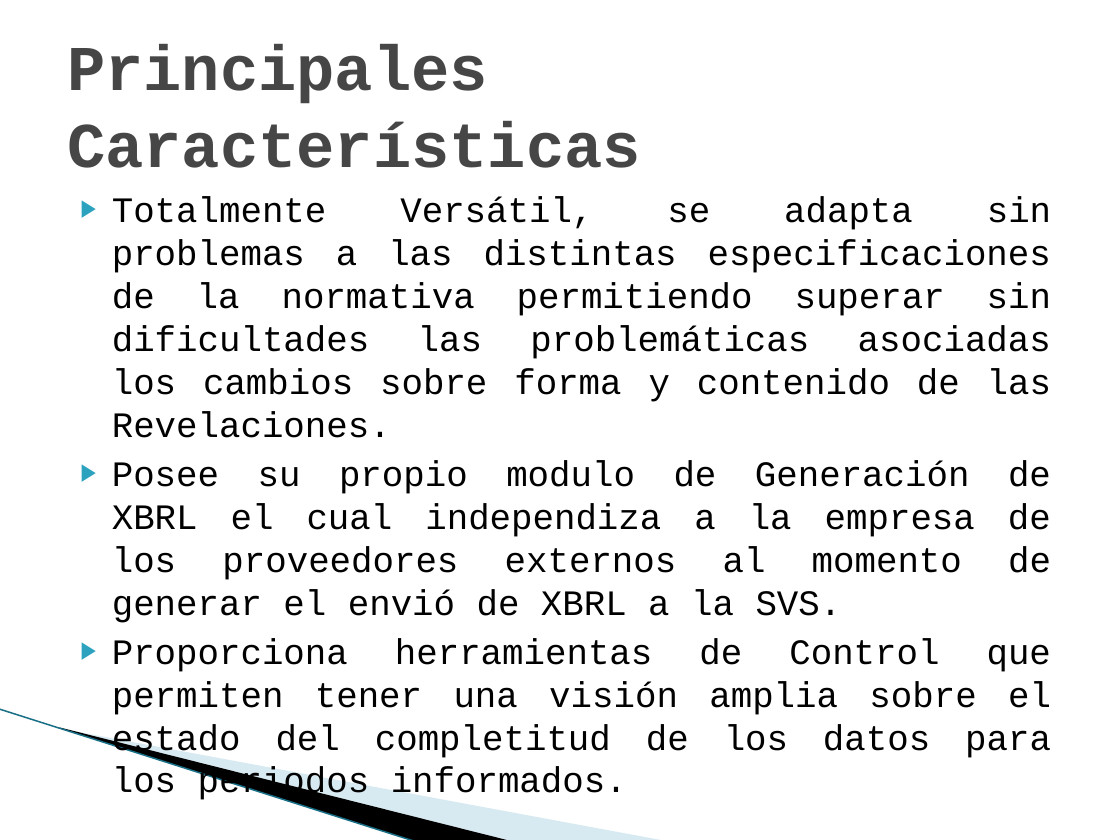
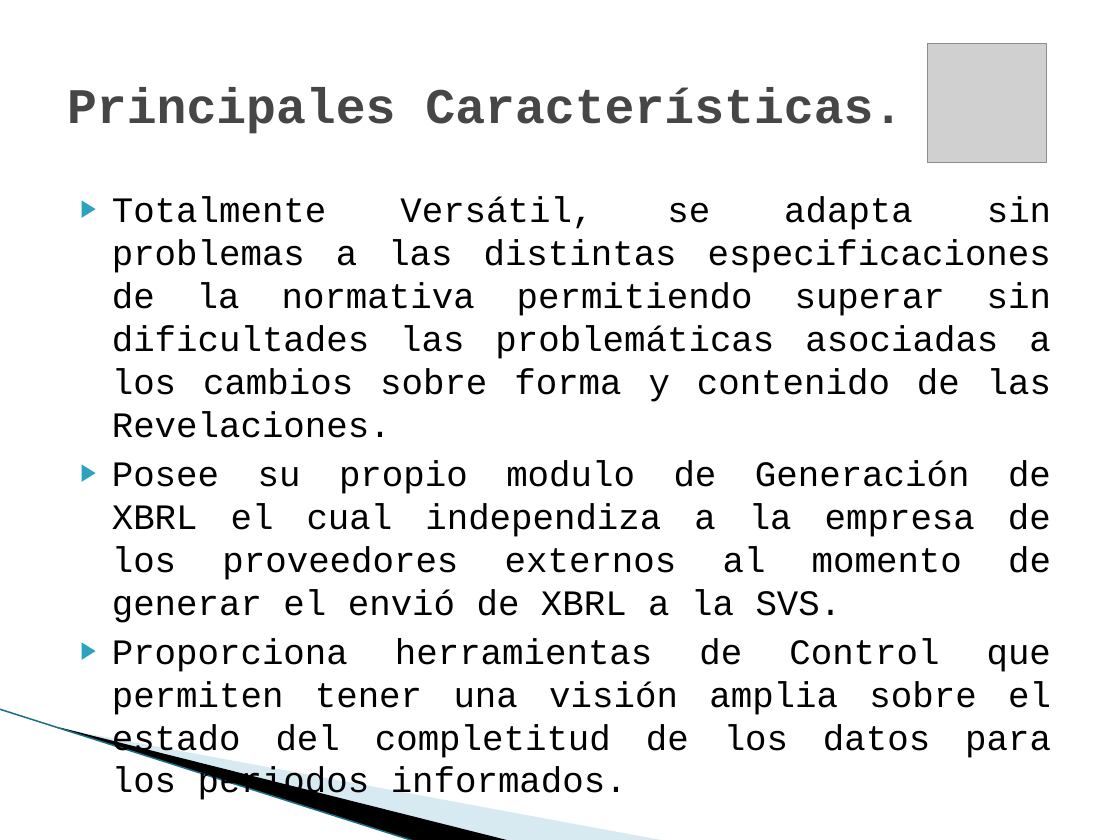
Before and after one commit to vicky1404/rev-ii, a slide deck: slide 8 of docs/comercial/brochure.pptx. Drawn at 1120x840 pixels with LibreOffice and Linux fonts; fonts in the diff are those of the drawing; grey boxes stand for pictures; background and template pictures are left out. Boxes give left, top, right and bottom in pixels: in the first picture for what was removed or moved away, otherwise in the second. Text is boxed around its words. In the diff, an @@ line names an element or a change of style, - is before the commit and + after.

```diff
--- a/docs/comercial/brochure.pptx
+++ b/docs/comercial/brochure.pptx
@@ picture added at [927, 44, 1046, 162] @@
@@ title at [67, 87, 903, 134]: text changed; size 41 to 32 pt @@
-Principales Características
+Principales Características.
@@ text at [112, 197, 1051, 438]: text changed @@
-▶ Totalmente Versátil, se adapta sin problemas a las distintas especificaciones de la normativa permitiendo superar sin dificultades las problemáticas asociadas los cambios sobre forma y contenido de las Revelaciones.
+▶ Totalmente Versátil, se adapta sin problemas a las distintas especificaciones de la normativa permitiendo superar sin dificultades las problemáticas asociadas a los cambios sobre forma y contenido de las Revelaciones.
```
Also in this commit, not shown: 11 other slides changed, 9 slides added, 2 slides removed.
